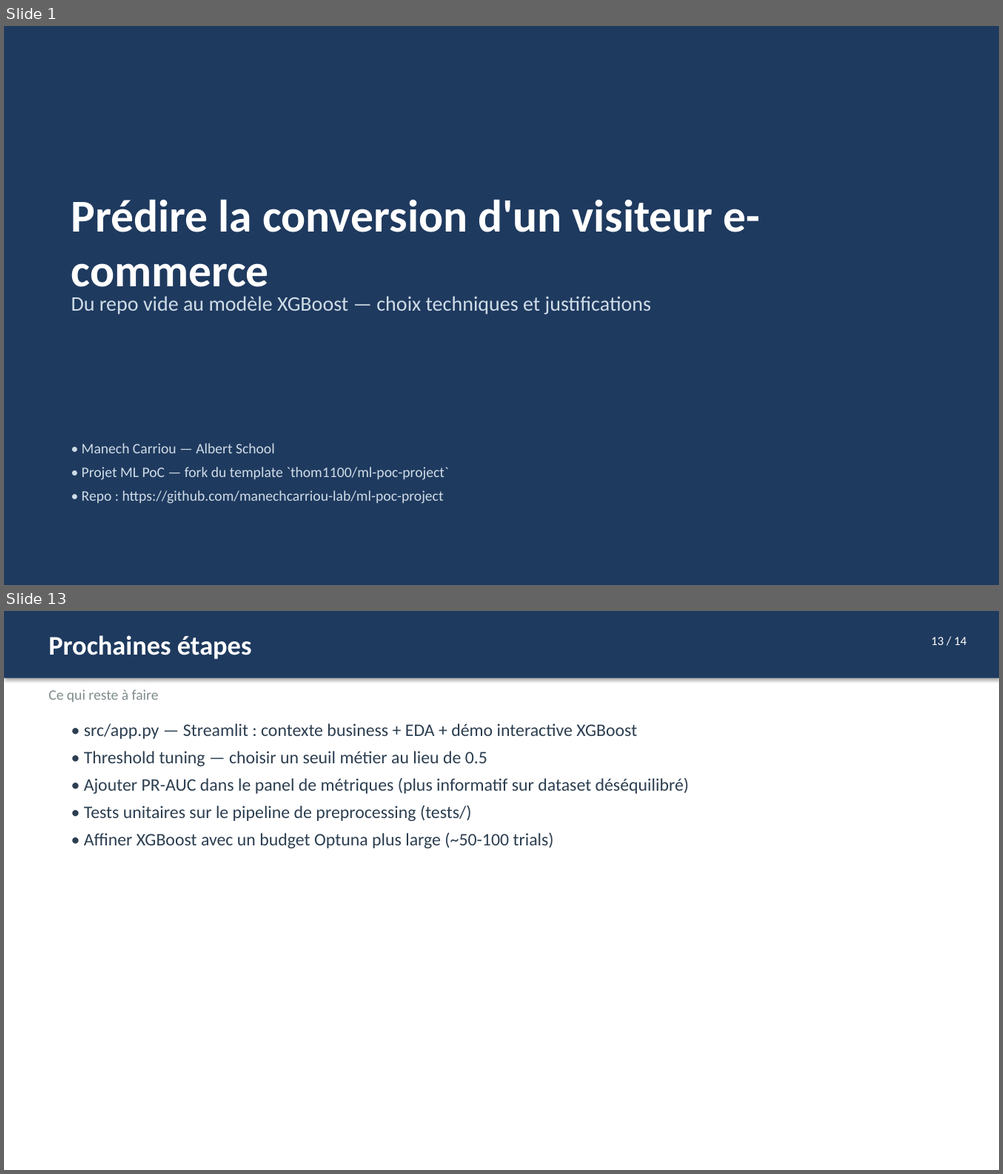
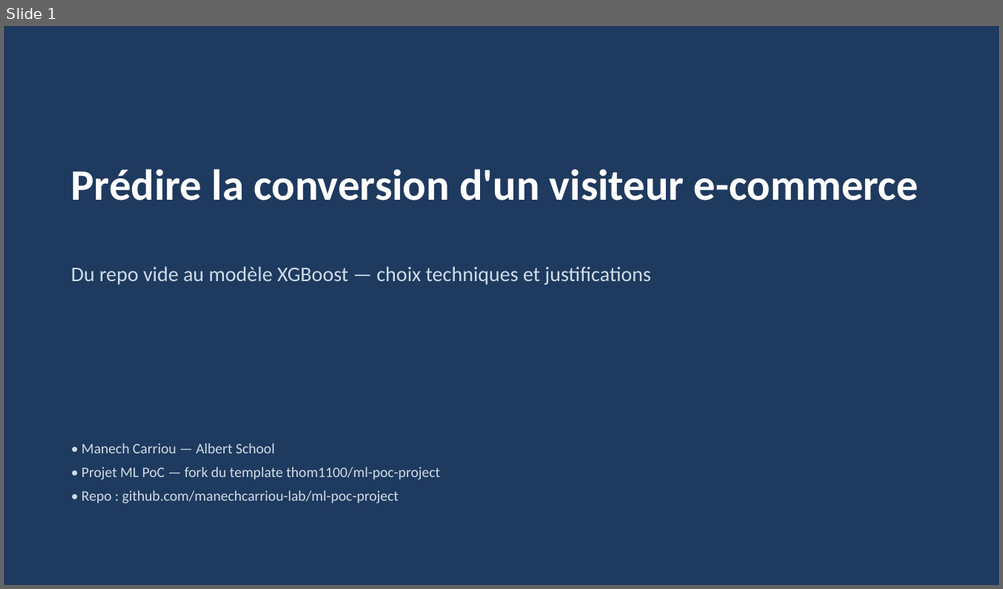
Before and after one commit to manechcarriou-lab/ml-poc-project, a slide deck: deliverables/process_overview.pptx. Shown one above the other, each under a label of ours: slides 1 and 13 before the commit, slide 1 after it; the slides between them are not shown. The pictures are 1003x1174 and 1003x589 pixels, drawn with LibreOffice and Linux fonts; fonts in the diff are those of the drawing. Boxes give left, top, right and bottom in pixels: in the first picture for what was removed or moved away, otherwise in the second. Text is boxed around its words. In the diff, an @@ line names an element or a change of style, - is before the commit and + after.

Commit message:
Pro optimization: per-family encoder + threshold tuning intégré
src/features.py:
- build_preprocessor(encoder='onehot'|'ordinal'|'target') — paramétrable
- Single source of truth for column groups, ENGINEERED_* constants exposed

scripts/train.py:
- DEFAULT_ENCODER_PER_FAMILY: logreg/RF -> OneHot, XGBoost -> Ordinal
- TunedThresholdClassifierCV(scoring='f1', cv=5) wraps every fitted pipeline
  -> threshold tuning is part of the pipeline, leakage-safe (CV on train only)
- New --encoder flag (auto|onehot|ordinal|target) for ablation runs
- Reports test_f1 (at tuned threshold) AND test_f1_at_0p5 in MLflow

scripts/generate_plots.py: unwrap TunedThresholdClassifierCV.estimator_
  before extracting feature importances

Retraining results (15 trials/family, commit pending):
  Modèle              Encoder  Threshold  F1 test  vs avant   ROC-AUC
  LogReg              OneHot   0.244      0.6426   +7.2 %     0.9137
  Random Forest       OneHot   0.360      0.6683   +6.2 %     0.9204
  XGBoost (winner)    Ordinal  0.305      0.6731   +2.9 %     0.9292

Final XGBoost recall = 0.7356: on attrape 74 % des acheteurs (vs 60 % avant).
Critère cible (F1 > 0.60) dépassé de +12 % sur le winner.

deliverables/process_overview.md + .pptx: updated with final numbers
deliverables/process_overview_new.pptx: removed (obsolete)
plots/* + results/* regenerated against the optimized models

```diff
--- a/deliverables/process_overview.pptx
+++ b/deliverables/process_overview.pptx
@@ slide 13 removed at [4,611,999,1170], background #FFFFFF @@
@@ rectangle removed at [4,611,999,678] @@
@@ text removed at [48,635,252,659] @@
-Prochaines étapes
@@ text removed at [930,637,966,645] @@
-13 / 14
@@ text removed at [48,689,159,702] @@
-Ce qui reste à faire
@@ text removed at [84,723,689,849] @@
-• src/app.py — Streamlit : contexte business + EDA + démo interactive XGBoost
-• Threshold tuning — choisir un seuil métier au lieu de 0.5
-• Ajouter PR-AUC dans le panel de métriques (plus informatif sur dataset déséquilibré)
-• Tests unitaires sur le pipeline de preprocessing (tests/)
-• Affiner XGBoost avec un budget Optuna plus large (~50-100 trials)
@@ slide 1 changed as well @@
@@ text "Prédire la conversion d'un visiteur ...": place and size @@
-text "Prédire la conversion d'un visiteur ..." at [71,199,760,297]
+text "Prédire la conversion d'un visiteur ..." at [71,169,918,201]
@@ text "Prédire la conversion d'un visiteur ..." at [71,169,918,201]: size 44 to 42 pt @@
@@ text "Du repo vide au modèle ...": place and size @@
-text "Du repo vide au modèle ..." at [71,296,651,315]
+text "Du repo vide au modèle ..." at [71,266,651,285]
@@ text at [82,467,440,504]: text changed @@
-• Projet ML PoC — fork du template `thom1100/ml-poc-project`
-• Repo : https://github.com/manechcarriou-lab/ml-poc-project
+• Projet ML PoC — fork du template thom1100/ml-poc-project
+• Repo : github.com/manechcarriou-lab/ml-poc-project
```
Also in this commit, not shown: 7 other slides changed, 8 slides added, 5 other slides removed, 15 other files.
